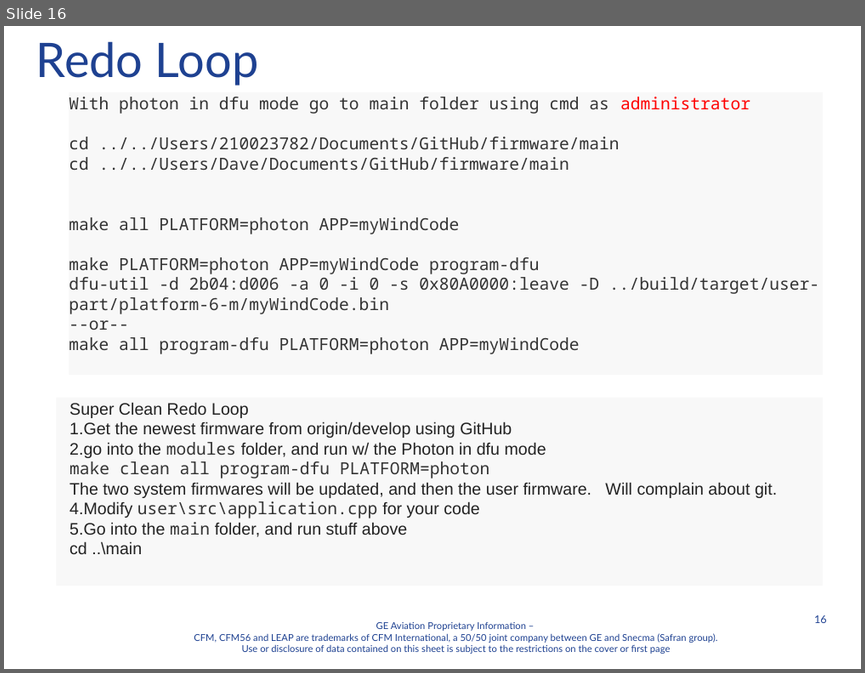
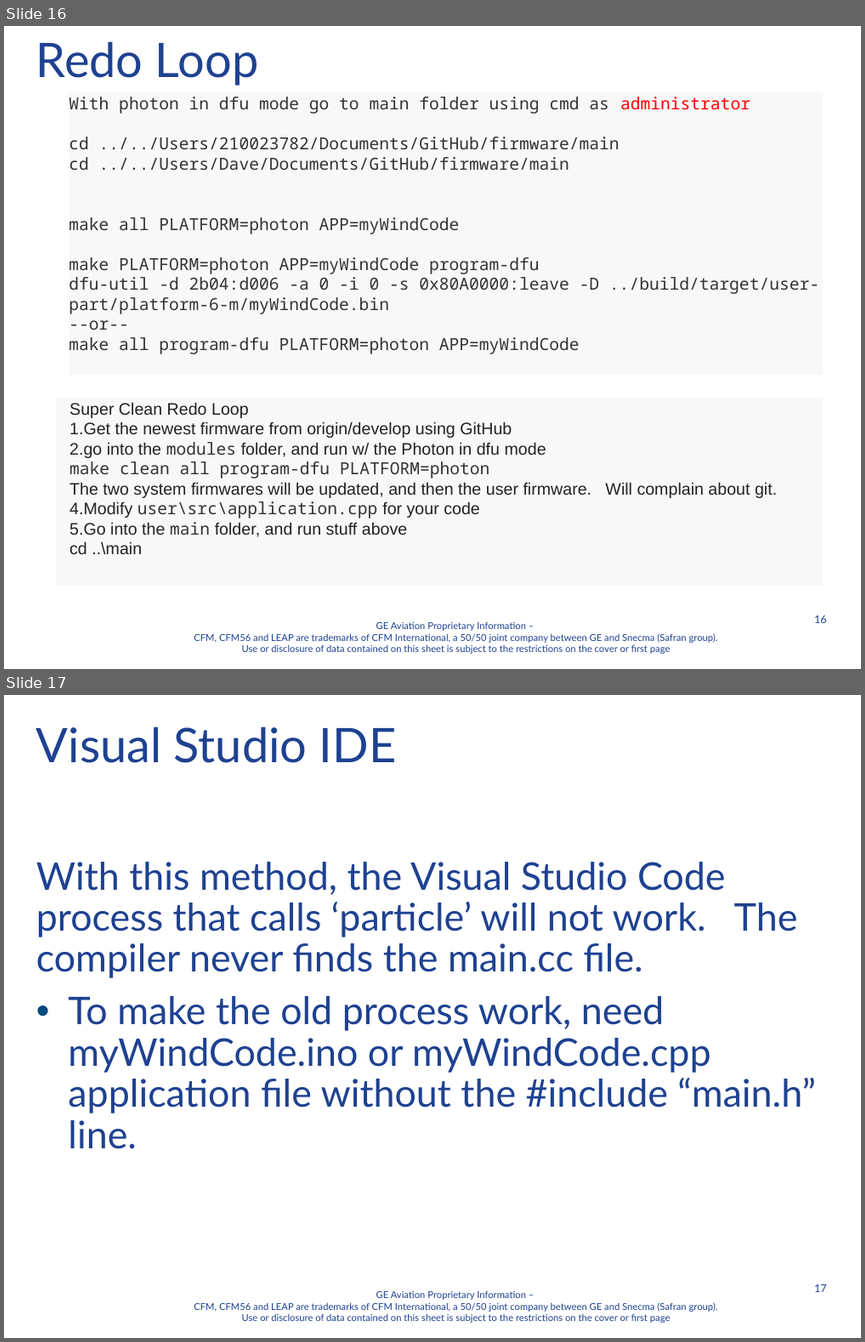
Before and after one commit to davegutz/Wind, a slide deck: Documentation/A Course Controls Laptop Setup Instructions Standalone Photon.pptx. Shown one above the other, each under a label of ours: slide 16 before the commit, slides 16 and 17 after it. The pictures are 865x673 and 865x1342 pixels, drawn with LibreOffice and Linux fonts; fonts in the diff are those of the drawing; background and template pictures are left out. Boxes give left, top, right and bottom in pixels: in the first picture for what was removed or moved away, otherwise in the second. Text is boxed around its words. In the diff, an @@ line names an element or a change of style, - is before the commit and + after.

```diff
--- a/Documentation/A Course Controls Laptop Setup Instructions Standalone Photon.pptx
+++ b/Documentation/A Course Controls Laptop Setup Instructions Standalone Photon.pptx
@@ slide 17 added at <box>4,695,861,1338</box>, background #FFFFFF; not listed: 2 template elements that a slide beside it also shows @@
@@ title added at <box>36,726,397,763</box>, 40 pt, text #1E4191 @@
+Visual Studio IDE
@@ text added at <box>36,862,815,1149</box>, 32 pt, text #1E4191 @@
+With this method, the Visual Studio Code process that calls ‘particle’ will not work. The compiler never finds the main.cc file.
+  • To make the old process work, need myWindCode.ino or myWindCode.cpp application file without the #include “main.h” line.
```
Also in this commit, not shown: 4 other files.
